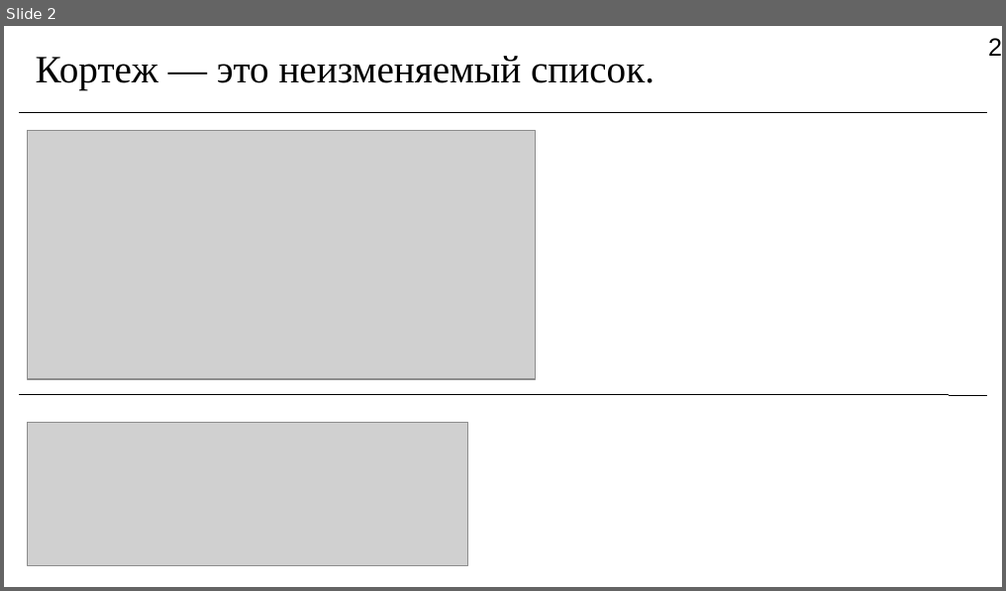
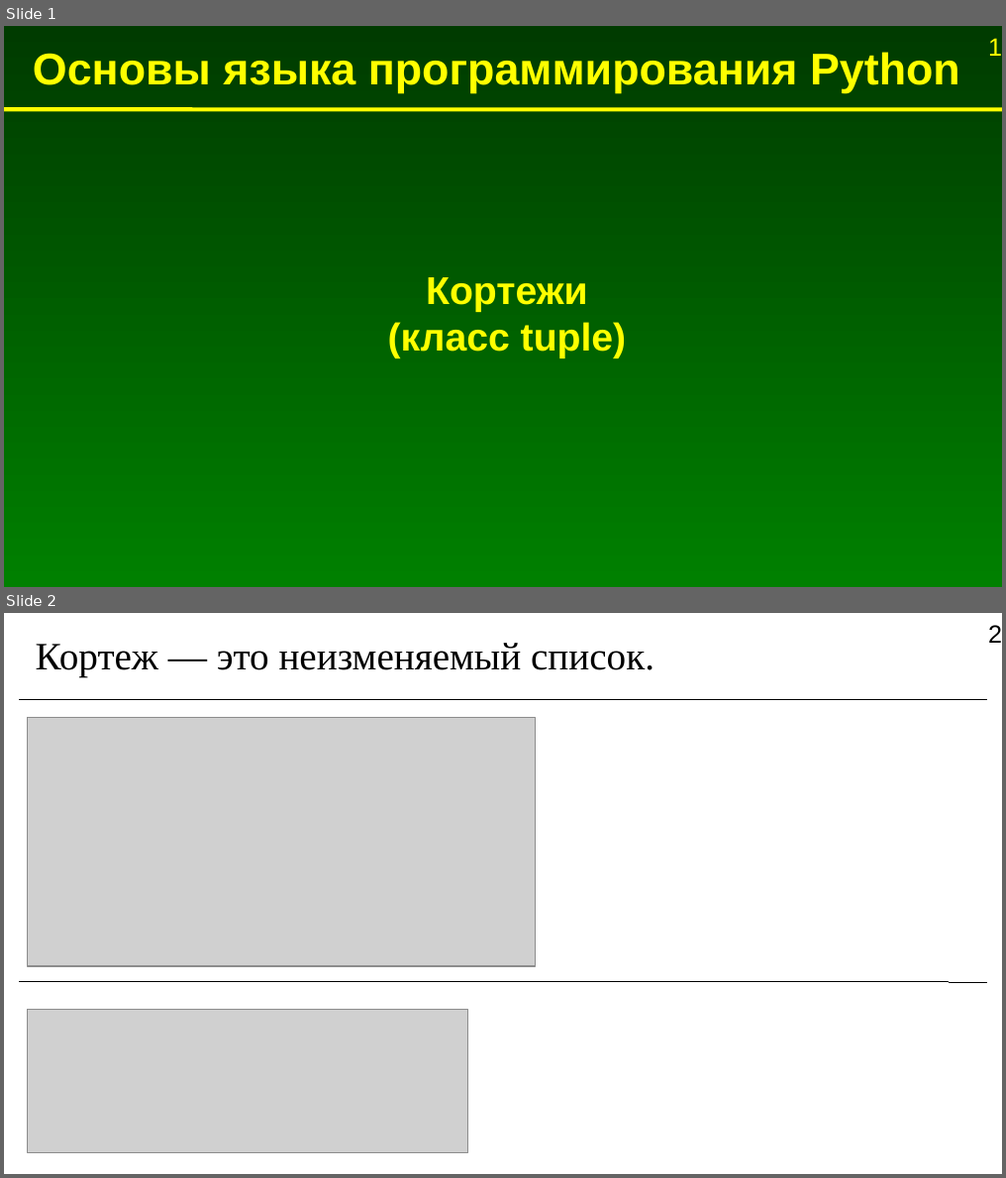
Before and after one commit to Jenyay/modelling, a slide deck: python language/presentations/05. Basic data structures. Tuples.odp. Shown one above the other, each under a label of ours: slide 2 before the commit, slides 1 and 2 after it. The pictures are 1006x591 and 1006x1178 pixels, drawn with LibreOffice and Linux fonts; fonts in the diff are those of the drawing; grey boxes stand for pictures. Boxes give left, top, right and bottom in pixels: in the first picture for what was removed or moved away, otherwise in the second. Text is boxed around its words. In the diff, an @@ line names an element or a change of style, - is before the commit and + after.

Commit message:
Оформительские исправления в презентациях про Python

```diff
--- a/python language/presentations/05. Basic data structures. Tuples.odp
+++ b/python language/presentations/05. Basic data structures. Tuples.odp
@@ slide 1 added at <box>4,26,1002,587</box>, background gradient #003B00 to #008000; not listed: 1 template element that a slide beside it also shows @@
@@ text added at <box>33,52,960,92</box>, 32 pt, text #FFFF00, bold @@
+Основы языка программирования Python
@@ line added from (4, 110) to (1002, 110), #FFFF00 3 pt @@
@@ text added at <box>388,277,627,359</box>, 28 pt, text #FFFF00, bold @@
+Кортежи
+(класс tuple)
```
Also in this commit, not shown: 1 slide removed, 11 other files.
